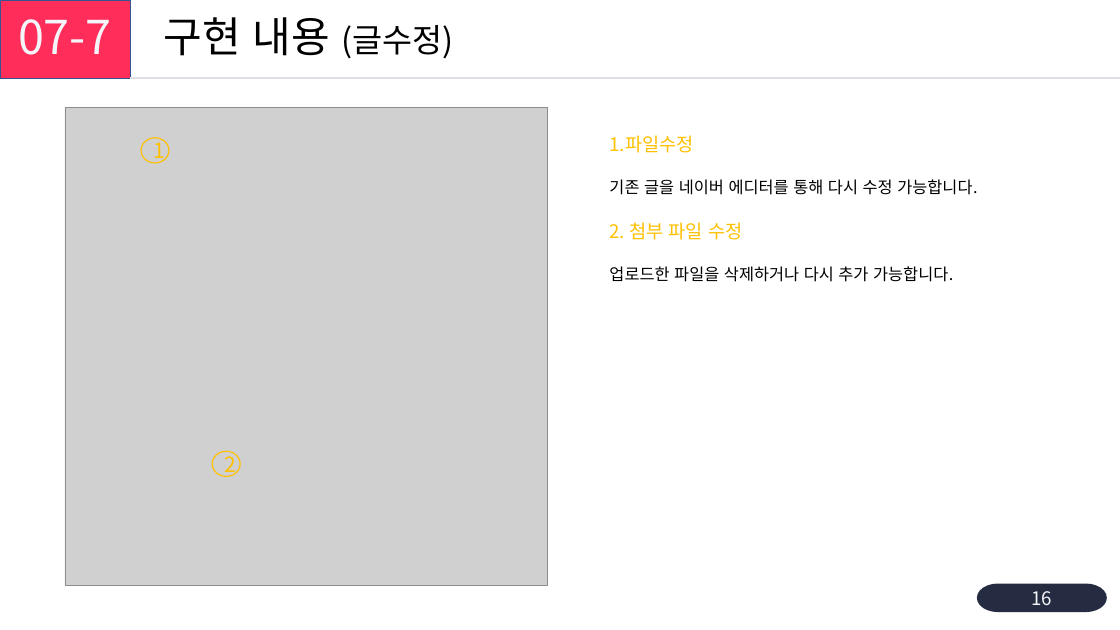
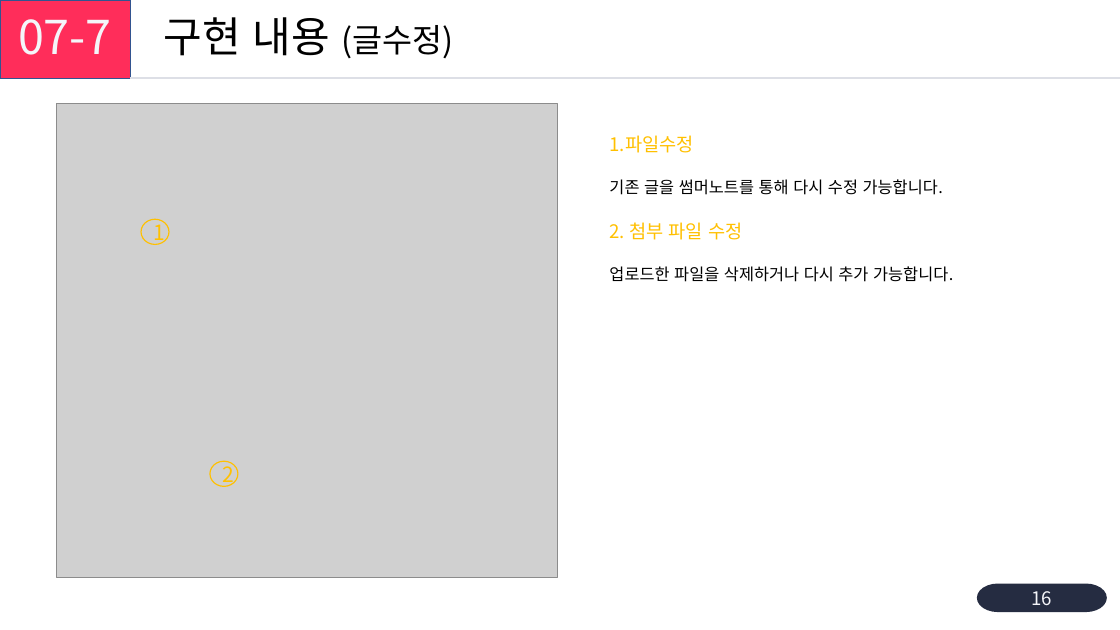
Before and after one commit to zenithmoon22/vboard, a slide deck: slide 16 of Car Story 게시판_포트폴리오.pptx. Drawn at 1120x630 pixels with LibreOffice and Linux fonts; fonts in the diff are those of the drawing; grey boxes stand for pictures. Boxes give left, top, right and bottom in pixels: in the first picture for what was removed or moved away, otherwise in the second. Text is boxed around its words. In the diff, an @@ line names an element or a change of style, - is before the commit and + after.

```diff
--- a/Car Story 게시판_포트폴리오.pptx
+++ b/Car Story 게시판_포트폴리오.pptx
@@ picture: place and size @@
-picture at [65, 108, 547, 586]
+picture at [56, 103, 557, 578]
@@ text at [609, 179, 943, 195]: text changed @@
-기존 글을 네이버 에디터를 통해 다시 수정 가능합니다.
+기존 글을 썸머노트를 통해 다시 수정 가능합니다.
@@ ellipse "1": place and size @@
-ellipse "1" at [141, 138, 169, 163]
+ellipse "1" at [141, 219, 169, 245]
@@ ellipse "2": place and size @@
-ellipse "2" at [213, 451, 240, 476]
+ellipse "2" at [210, 461, 238, 486]
```
Also in this commit, not shown: 6 other slides changed, 16 other files.
